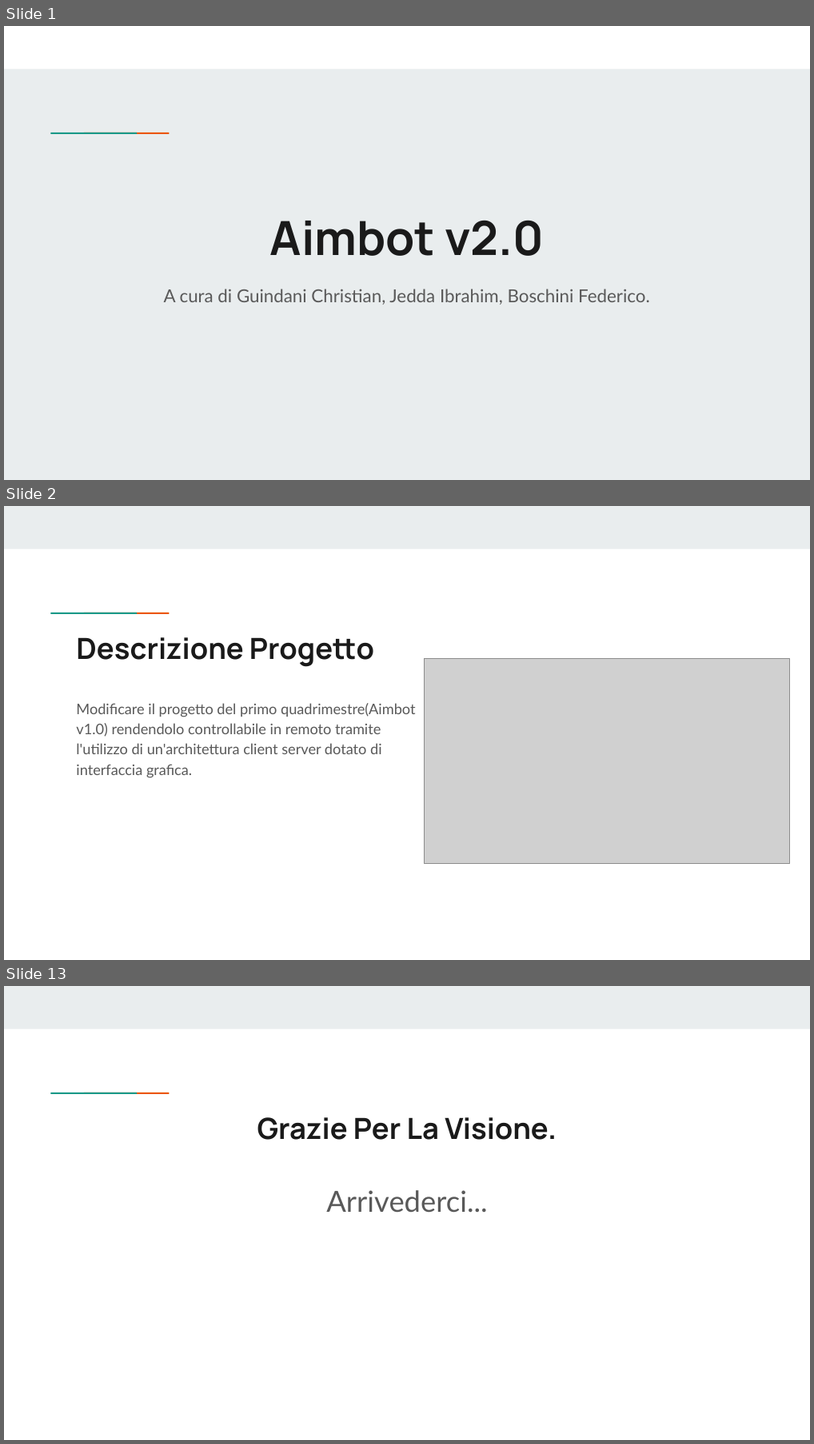
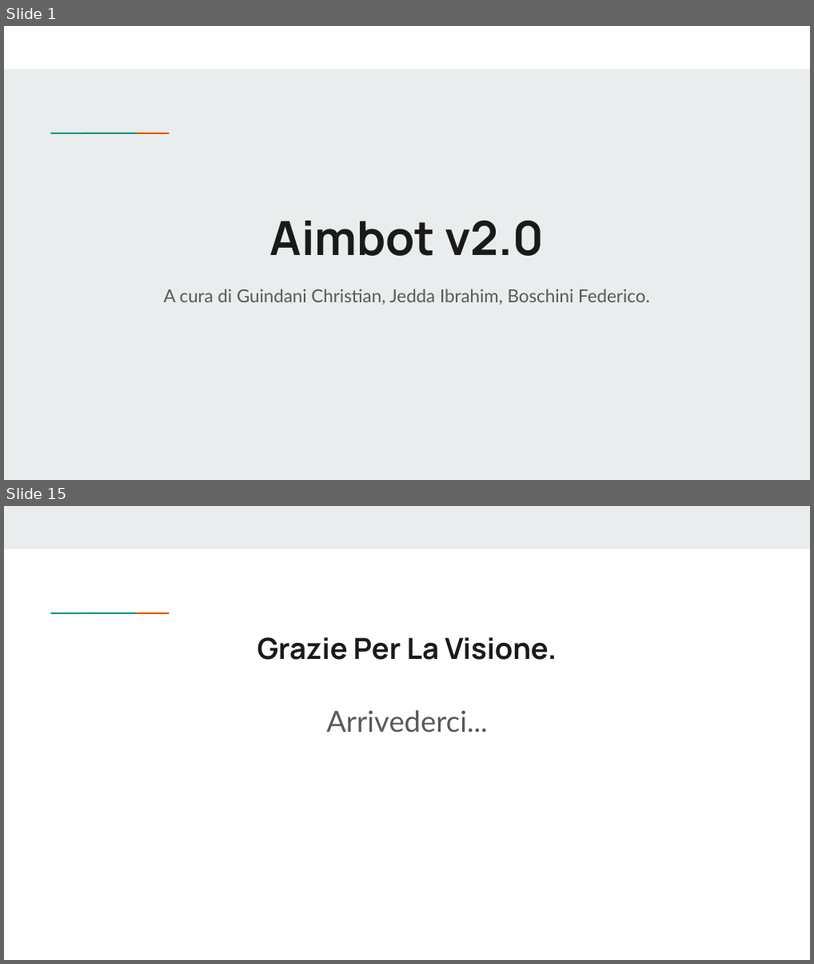
Before and after one commit to Sguinza/Progetto-Secondo-Quadrimestre, a slide deck: Presentazione Progetto (1).pptx. Shown one above the other, each under a label of ours: slides 1, 2 and 13 before the commit, slides 1 and 15 after it; the slides between them are not shown. The pictures are 814x1444 and 814x964 pixels, drawn with LibreOffice and Linux fonts; fonts in the diff are those of the drawing; grey boxes stand for pictures. Boxes give left, top, right and bottom in pixels: in the first picture for what was removed or moved away, otherwise in the second. Text is boxed around its words. In the diff, an @@ line names an element or a change of style, - is before the commit and + after.

```diff
--- a/Presentazione Progetto (1).pptx
+++ b/Presentazione Progetto (1).pptx
@@ slide 2 removed at (x1=4, y1=506, x2=810, y2=960), background #FFFFFF; not listed: 3 template elements that a slide beside it also shows @@
@@ title removed at (x1=76, y1=637, x2=374, y2=667) @@
-Descrizione Progetto
@@ picture removed at (x1=424, y1=659, x2=790, y2=864) @@
@@ text removed at (x1=76, y1=703, x2=415, y2=778) @@
-Modificare il progetto del primo quadrimestre(Aimbot v1.0) rendendolo controllabile in remoto tramite l'utilizzo di un'architettura client server dotato di interfaccia grafica.
@@ what was slide 13 is now slide 15 @@
```
Also in this commit, not shown: 8 slides changed, 5 slides added, 2 other slides removed.
